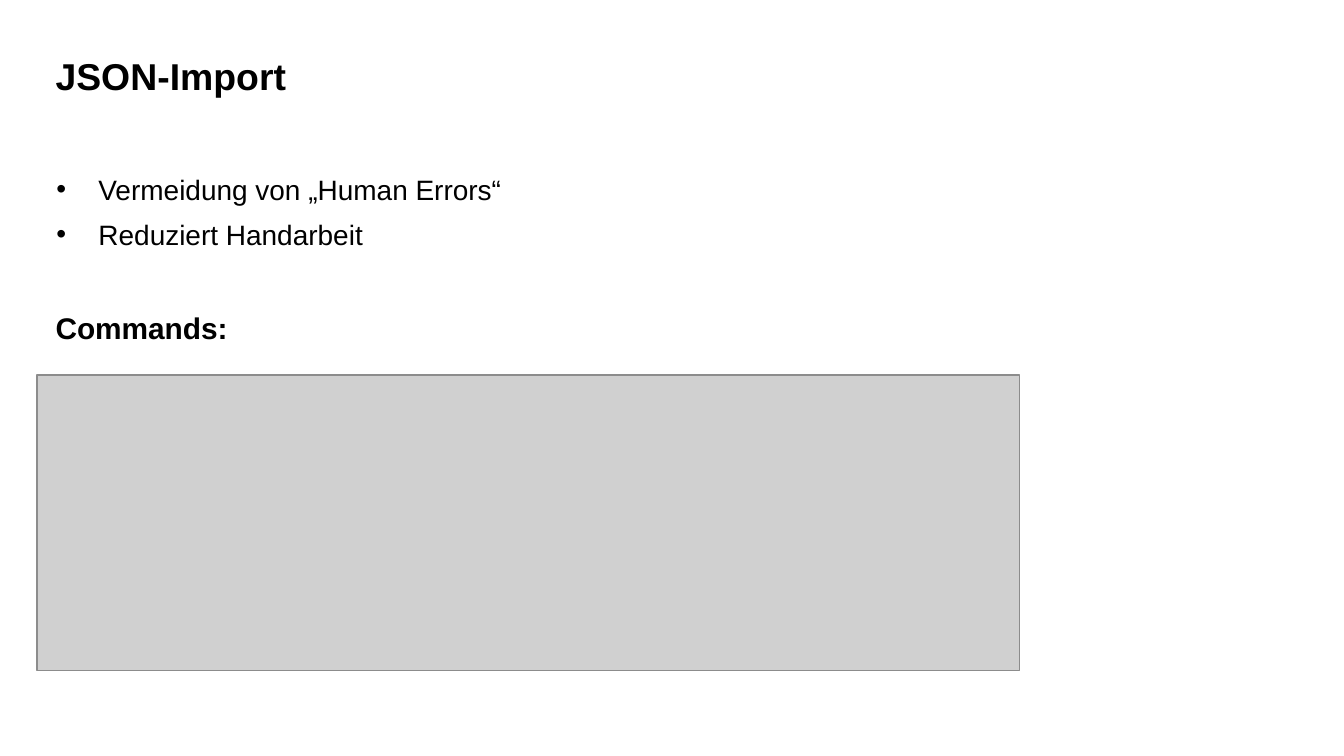
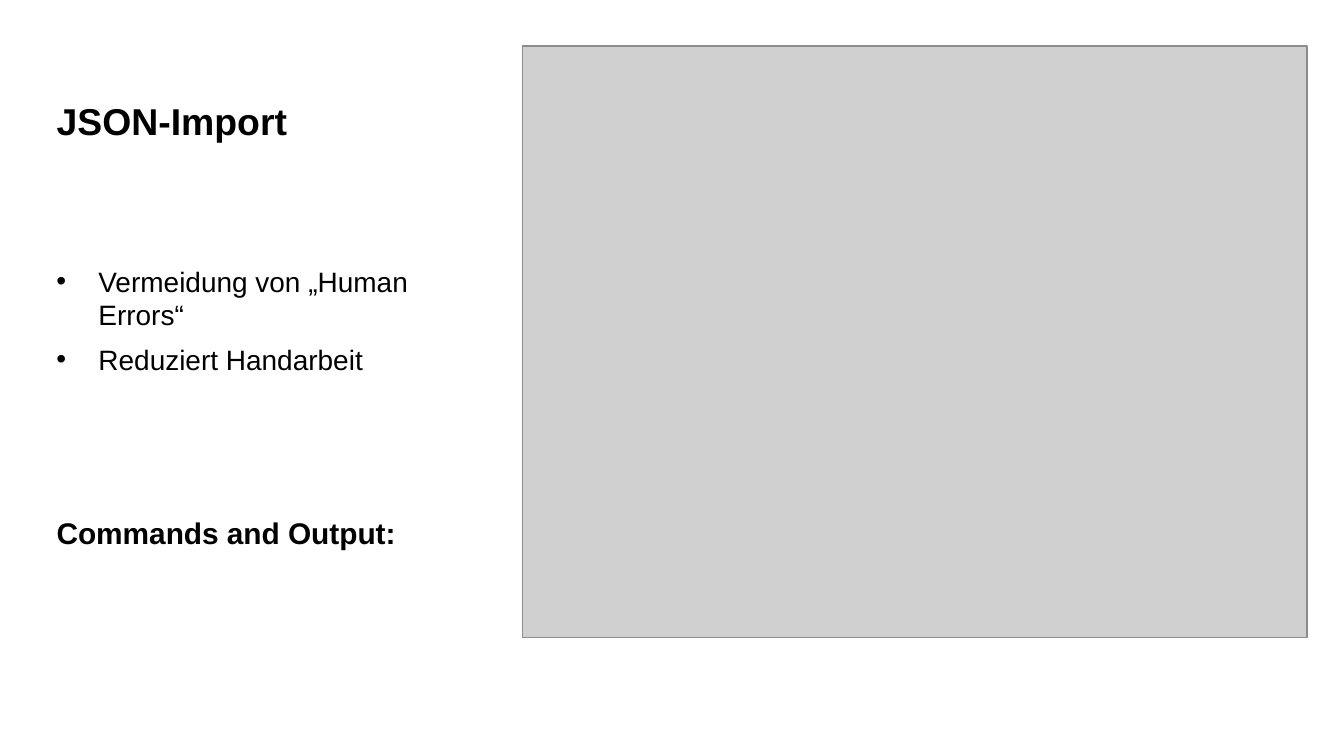
Before and after one commit to Mo123D/Louvre, a slide deck: slide 6 of Pitch_G6_Louvre1.pptx. Drawn at 1344x756 pixels with LibreOffice and Linux fonts; fonts in the diff are those of the drawing; grey boxes stand for pictures; background and template pictures are left out. Boxes give left, top, right and bottom in pixels: in the first picture for what was removed or moved away, otherwise in the second. Text is boxed around its words. In the diff, an @@ line names an element or a change of style, - is before the commit and + after.

```diff
--- a/Pitch_G6_Louvre1.pptx
+++ b/Pitch_G6_Louvre1.pptx
@@ picture added at [523, 46, 1308, 637] @@
@@ text "JSON-Import": place and size @@
-text "JSON-Import" at [56, 64, 286, 97]
+text "JSON-Import" at [57, 109, 287, 143]
@@ text "Vermeidung von „Human Errors“" rewrapped from [98, 179, 501, 246] to [98, 271, 408, 371] @@
@@ picture removed at [36, 375, 1019, 671] @@
@@ title at [57, 522, 395, 550]: text changed @@
-Commands:
+Commands and Output:
```
